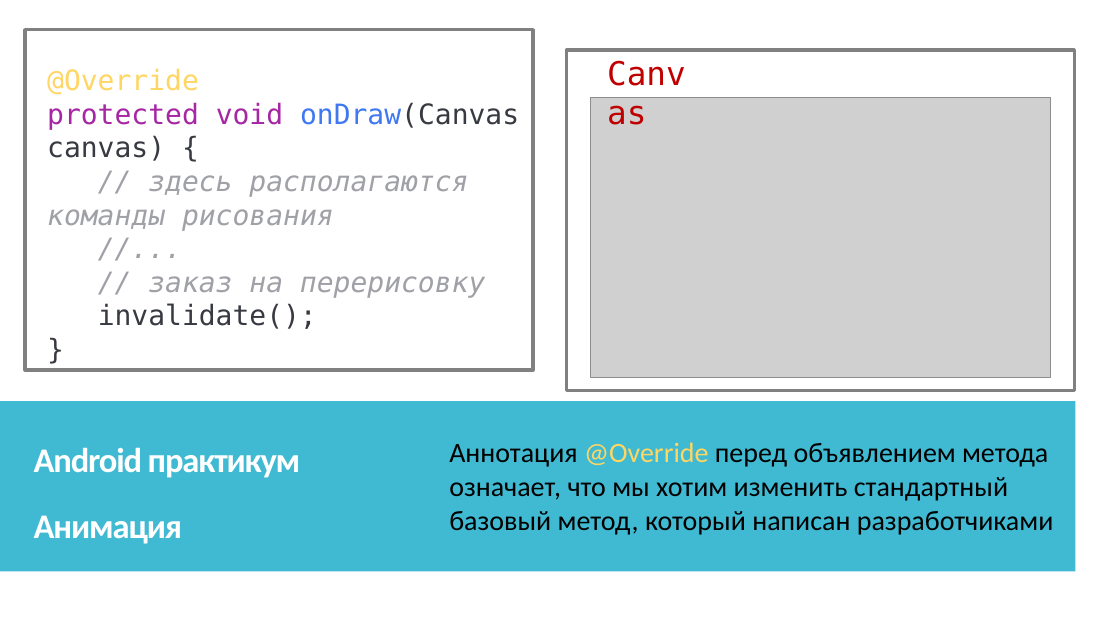
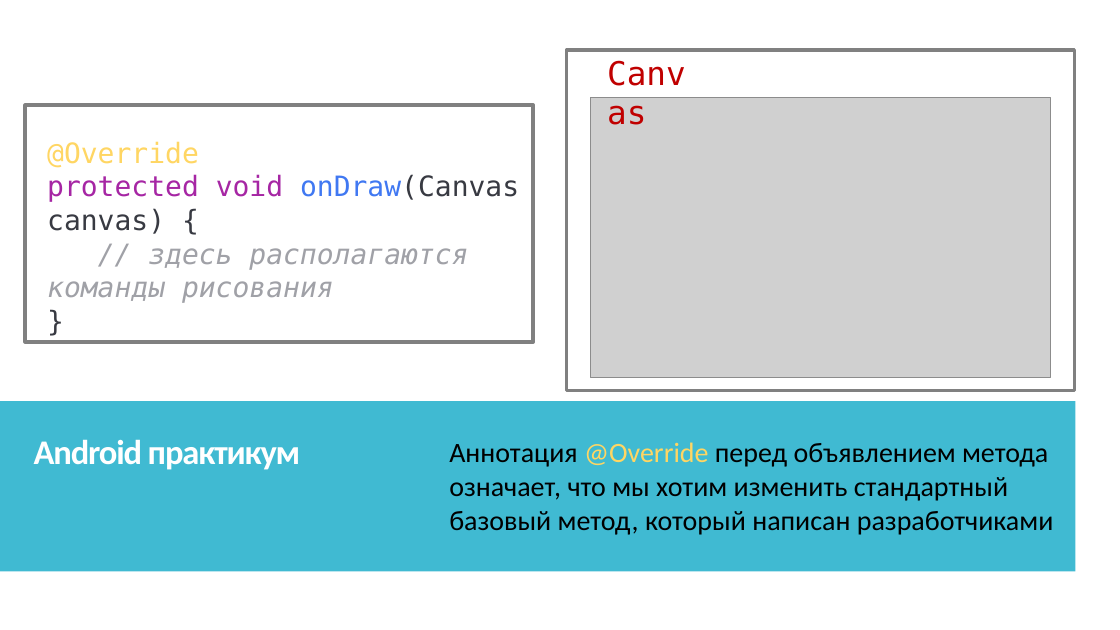
Before and after one commit to IriEfremova/LessonsCube, a slide deck: slide 11 of Samsung/Lesson6/Циклы в Java.pptx (slide 12 before the commit). Drawn at 1120x630 pixels with LibreOffice and Linux fonts; fonts in the diff are those of the drawing; grey boxes stand for pictures. Boxes give left, top, right and bottom in pixels: in the first picture for what was removed or moved away, otherwise in the second. Text is boxed around its words. In the diff, an @@ line names an element or a change of style, - is before the commit and + after.

```diff
--- a/Samsung/Lesson6/Циклы в Java.pptx
+++ b/Samsung/Lesson6/Циклы в Java.pptx
@@ rectangle: place and size @@
-rectangle at bbox=[25, 29, 534, 370]
+rectangle at bbox=[25, 105, 534, 342]
@@ text "@Override": place and size @@
-text "@Override" at bbox=[47, 68, 519, 329]
+text "@Override" at bbox=[47, 141, 519, 303]
@@ text at bbox=[98, 276, 485, 329]: paragraphs removed @@
-//...
-// заказ на перерисовку
-invalidate();
@@ text at bbox=[34, 439, 301, 470]: text changed @@
-Android практикум
-Анимация
+Android практикум
```
Also in this commit, not shown: 3 other slides changed, 3 slides added, 1 slide removed, 3 other files.
